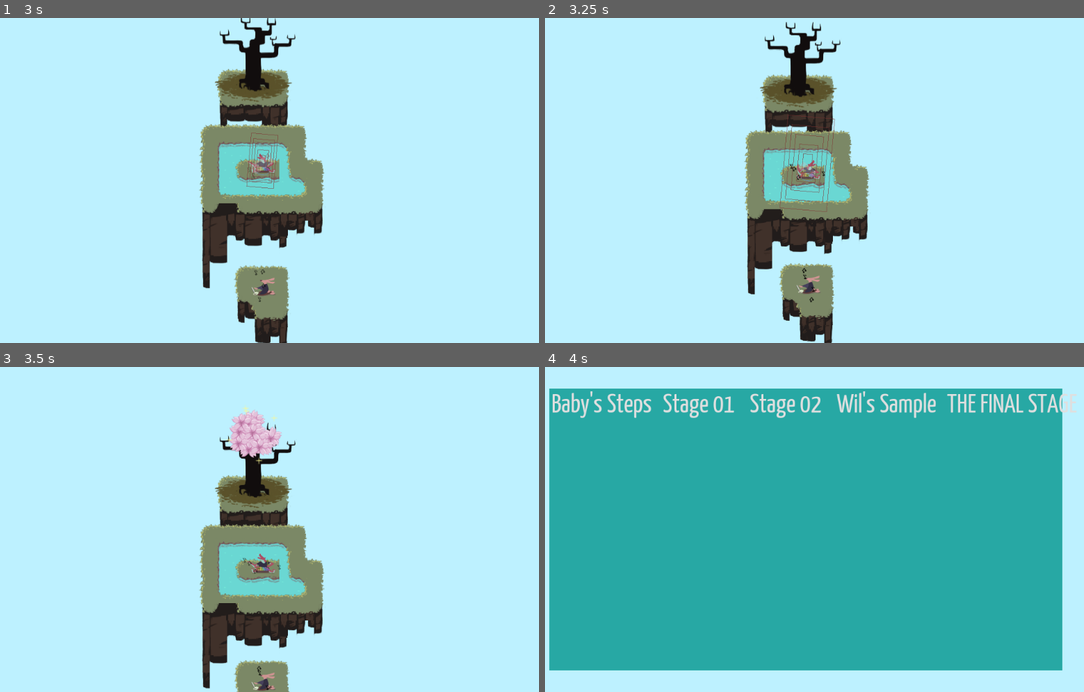
Above: before the commit, frames 1-4 (two rows, left to right).
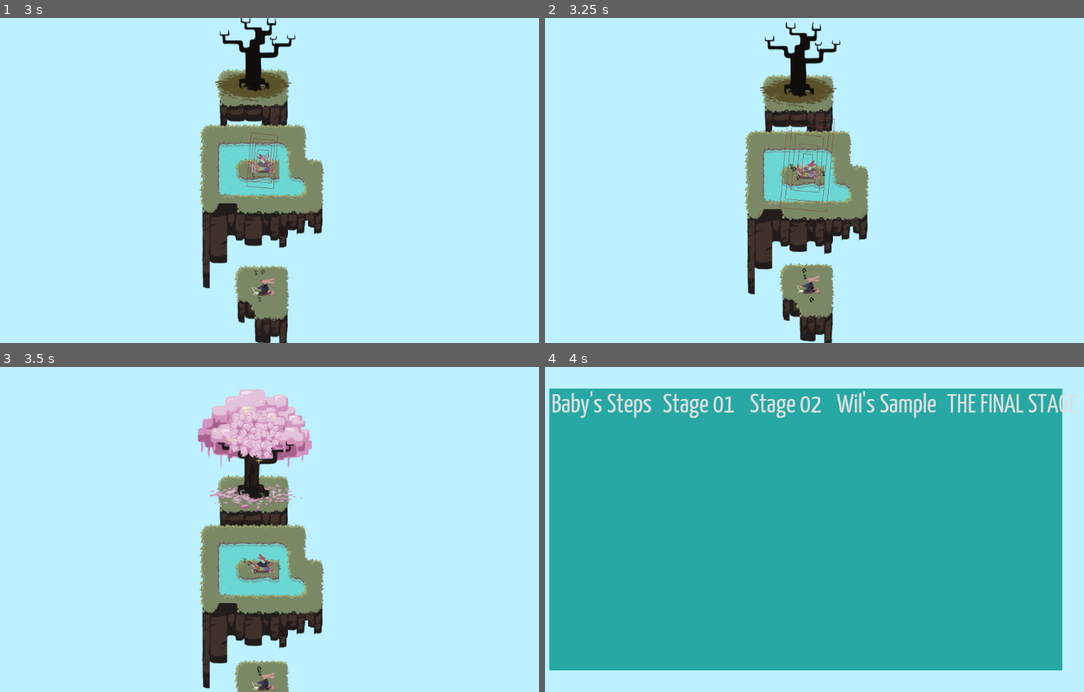
Above: after the commit, the same moments.

Repository: uspgamedev/skyjammers
Game: Godot game, scene res://menus/stage-selector/main.tscn
The game is run twice, just before and just after one commit, with the same random seed, the same clock (stepped at 60 frames per second) and the same inputs. Sound files missing from this copy of the repository are replaced by a short silence.
Inputs:
- Up to frame 1 (3 s): click "Baby's Steps" at 0.5 s; hold Space (action_play) 1.28-2.03 s; tap Space (action_play) at 2.1 s; hold Space (action_play) from 2.78 s (still down)
- Up to frame 2 (3.25 s): keep holding Space (action_play)
- Up to frame 3 (3.5 s): keep holding Space (action_play)
- Up to frame 4 (4 s): release Space (action_play) at 3.53 s; tap Space (action_play) at 3.6 s

Frames 1-2 are identical in both runs. In frame 3, 3.6% of the frame differs, in the area x 36-58%, y 6-45%; in frame 4, nothing differs.

Commit message:
Added fade-out to particles in goal

Diff:
--- a/game/goal/Goal.tscn
+++ b/game/goal/Goal.tscn
@@ -14,11 +14,22 @@
 "speed": 5.0
 } ]
 
-[sub_resource type="CanvasItemMaterial" id=4]
+[sub_resource type="CanvasItemMaterial" id=2]
 
 render_priority = 0
 blend_mode = 0
 light_mode = 0
+
+[sub_resource type="Gradient" id=3]
+
+offsets = PoolRealArray( 0, 0.994118, 1 )
+colors = PoolColorArray( 1, 1, 1, 1, 1, 1, 1, 0.0352941, 1, 1, 1, 0 )
+
+[sub_resource type="GradientTexture" id=4]
+
+flags = 4
+gradient = SubResource( 3 )
+width = 2048
 
 [sub_resource type="ParticlesMaterial" id=5]
 
@@ -50,7 +61,7 @@
 angle_random = 0.0
 scale = 1.0
 scale_random = 0.0
-color = Color( 1, 1, 1, 1 )
+color_ramp = SubResource( 4 )
 hue_variation = 0.0
 hue_variation_random = 0.0
 anim_speed = 0.0
@@ -58,17 +69,17 @@
 anim_offset = 0.0
 anim_offset_random = 0.0
 anim_loop = false
-
-[sub_resource type="CapsuleShape2D" id=1]
+_sections_unfolded = [ "Color" ]
+
+[sub_resource type="CapsuleShape2D" id=6]
 
 custom_solver_bias = 0.0
 radius = 15.0
 height = 60.0
 
-[sub_resource type="Animation" id=3]
-
-resource_name = "bloom"
-length = 0.5
+[sub_resource type="Animation" id=7]
+
+length = 0.4
 loop = false
 step = 0.1
 tracks/0/type = "value"
@@ -78,7 +89,7 @@
 tracks/0/imported = false
 tracks/0/enabled = true
 tracks/0/keys = {
-"times": PoolRealArray( 0, 0.4 ),
+"times": PoolRealArray( 0, 0.1 ),
 "transitions": PoolRealArray( 1, 1 ),
 "update": 1,
 "values": [ 0, 1 ]
@@ -108,7 +119,7 @@
 "values": [ true ]
 }
 
-[node name="Goal" type="KinematicBody2D" groups=[
+[node name="Goal" type="KinematicBody2D" index="0" groups=[
 "goal",
 ]]
 
@@ -120,16 +131,16 @@
 [node name="Sprite" type="AnimatedSprite" parent="." index="0"]
 
 position = Vector2( 0, -57 )
-frames = SubResource( 2 )
+frames = SubResource( 1 )
 animation = "default"
 
 [node name="Flowers" type="Particles2D" parent="." index="1"]
 
-material = SubResource( 4 )
+material = SubResource( 2 )
 position = Vector2( 0, -60 )
 scale = Vector2( 0.6, 0.6 )
 emitting = false
-amount = 25
+amount = 35
 lifetime = 2.0
 one_shot = true
 preprocess = 0.0
@@ -185,6 +196,6 @@
 playback_process_mode = 1
 playback_default_blend_time = 0.0
 playback_speed = 1.0
-anims/bloom = SubResource( 3 )
+anims/bloom = SubResource( 7 )
 blend_times = [  ]
 autoplay = ""
Not shown: 3 places in game/goal/Goal.tscn that only renumber resources
